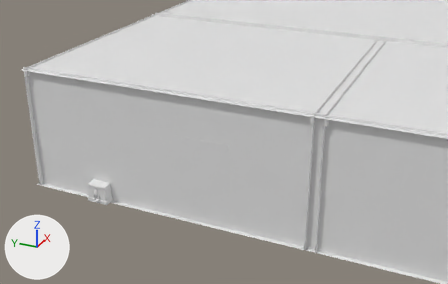
The glTF model client/public/assets/rooms/reception.gltf, before and after one commit.
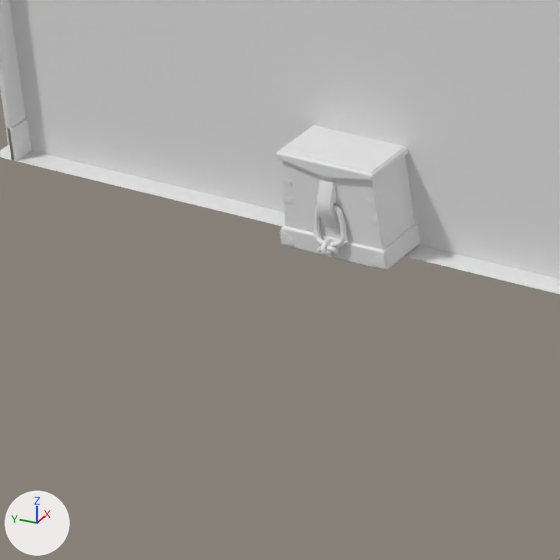
Each version is shown from a camera (50 mm lens) standing at (-33.44, -14.27, 7.32) and looking at (-21.12, -8.73, 1.16), then close up on the part from 8% to 31% of the width and 55% to 90% of the height. Arrows for +X, +Y and +Z are at lower left; the lights stay in place. The last two pictures show the newer version. Where no turn or scale is listed for an object, it has been applied to the vertices.

The first close-up shows 'floor_2', 'panel_1', 'panel_17', 'skirt_1', 'wooden_crate_02_crate', 'wooden_crate_02_lid'.
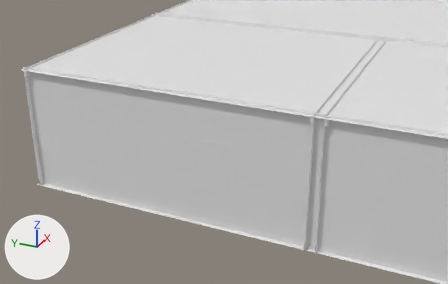
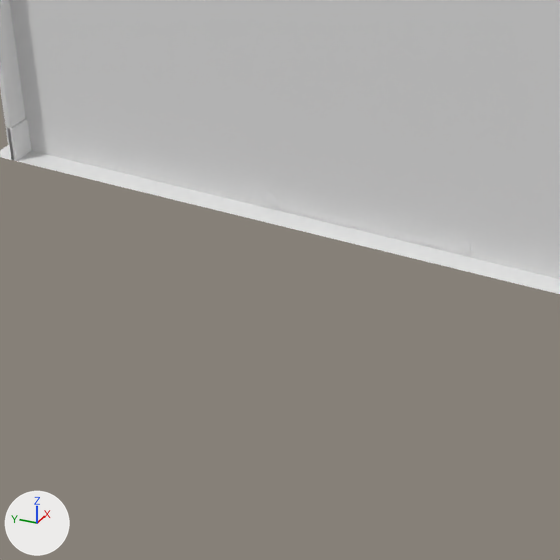
ob_prop_22_wooden_crate_02 is not drawn itself; it is the parent of ob_wooden_crate_02_crate, ob_wooden_crate_02_lid.

Boxes (x1, y1, x2, y2) around the edits, measured in the close-ups (560 x 560 px):
'wooden_crate_02_crate', turned: before (280, 156, 420, 270); after (266, 192, 471, 254)
'wooden_crate_02_lid', turned (not visible afterwards): before (275, 125, 408, 180)

The edits, one by one:
Object 'prop_22_wooden_crate_02' (ob_prop_22_wooden_crate_02) turns from (0, 0, 90) to (0, 0, 0) degrees about x, y and z.
